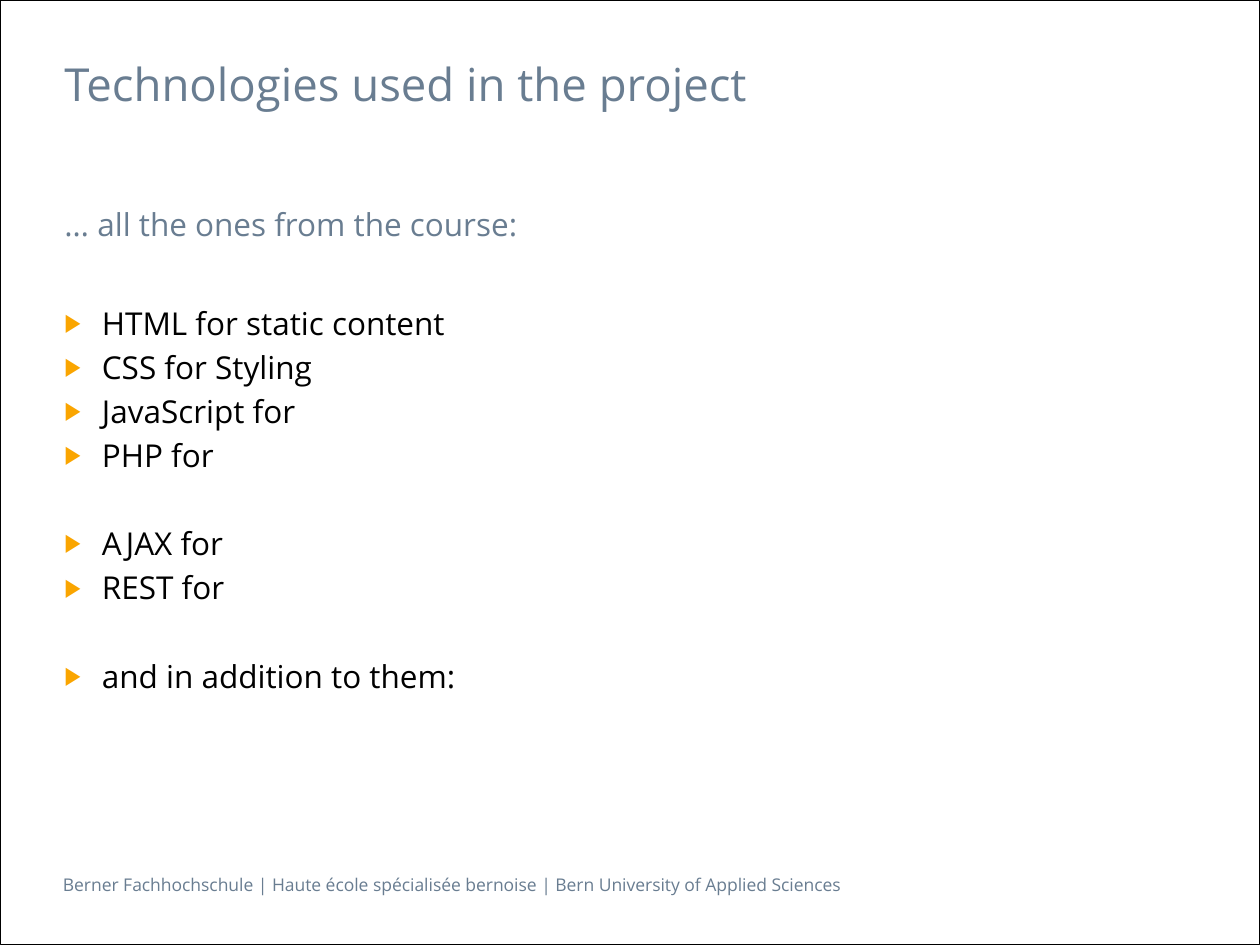
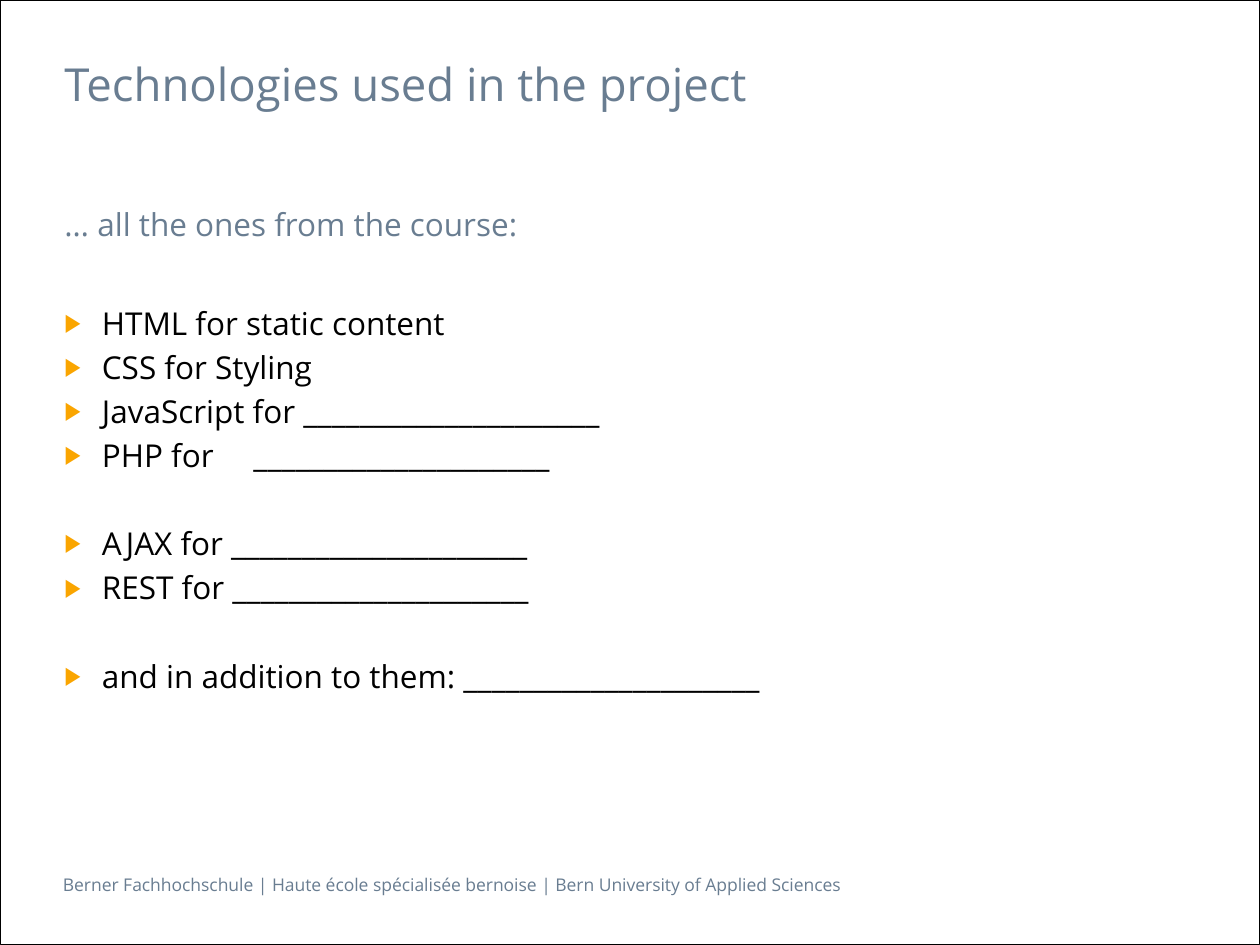
Before and after one commit to Makae/ch.bfh.bti7054.w2014.q.groot, a slide deck: slide 4 of trunk/doc/Presentation.pptx. Drawn at 1260x945 pixels with LibreOffice and Linux fonts; fonts in the diff are those of the drawing. Boxes give left, top, right and bottom in pixels: in the first picture for what was removed or moved away, otherwise in the second. Text is boxed around its words. In the diff, an @@ line names an element or a change of style, - is before the commit and + after.

```diff
--- a/trunk/doc/Presentation.pptx
+++ b/trunk/doc/Presentation.pptx
@@ text at <box>102,399,455,689</box>: text changed @@
-▶ JavaScript for
-▶ PHP for
-▶ AJAX for
-▶ REST for
-▶ and in addition to them:
+▶ JavaScript for _____________________
+▶ PHP for _____________________
+▶ AJAX for _____________________
+▶ REST for _____________________
+▶ and in addition to them: _____________________
```
Also in this commit, not shown: 9 other slides changed, 1 slide added.
